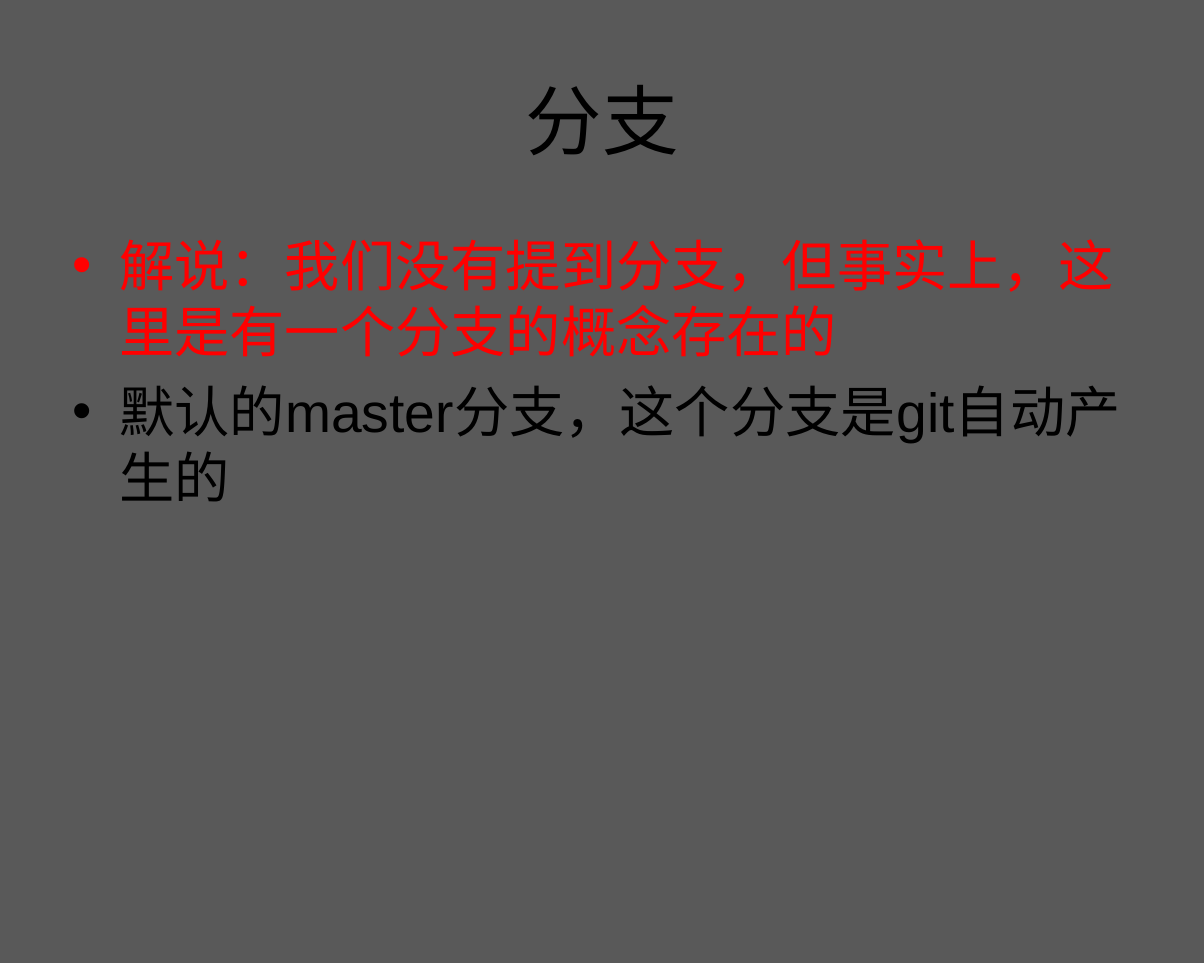
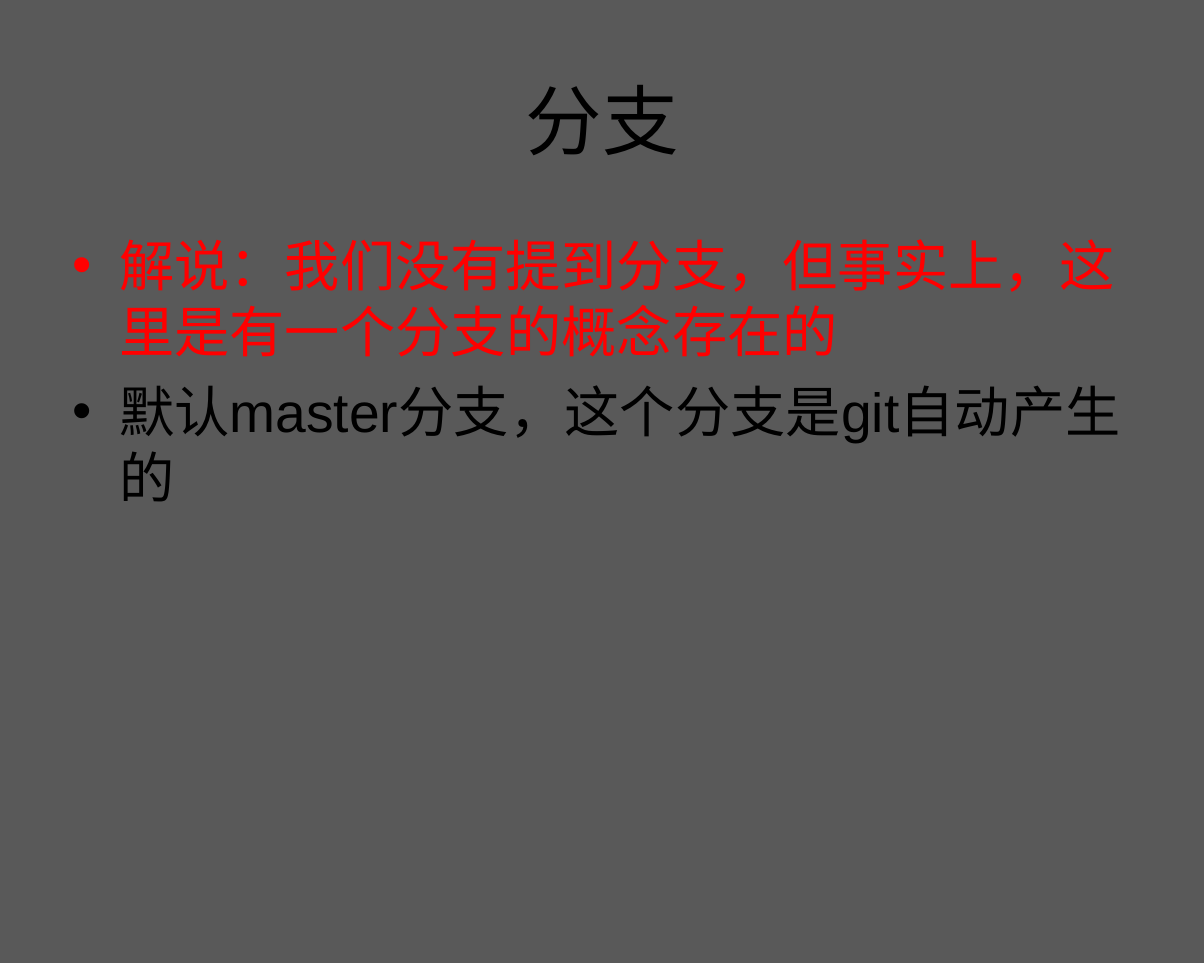
Before and after one commit to zhuxiaosheng/code, a slide deck: slide 72 of git.ppt. Drawn at 1204x963 pixels with LibreOffice and Linux fonts; fonts in the diff are those of the drawing; background and template pictures are left out. Boxes give left, top, right and bottom in pixels: in the first picture for what was removed or moved away, otherwise in the second. Text is boxed around its words. In the diff, an @@ line names an element or a change of style, - is before the commit and + after.

```diff
--- a/git.ppt
+++ b/git.ppt
@@ text at [119, 385, 1121, 443]: text changed @@
-• 默认的master分支，这个分支是git自动产生的
+• 默认master分支，这个分支是git自动产生的
```
Also in this commit, not shown: 1 other slide changed.
